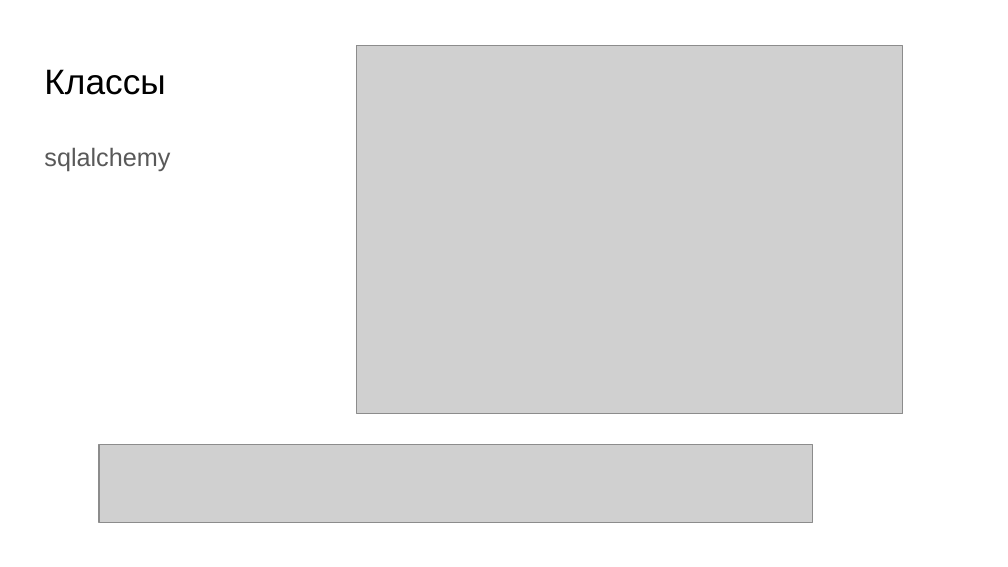
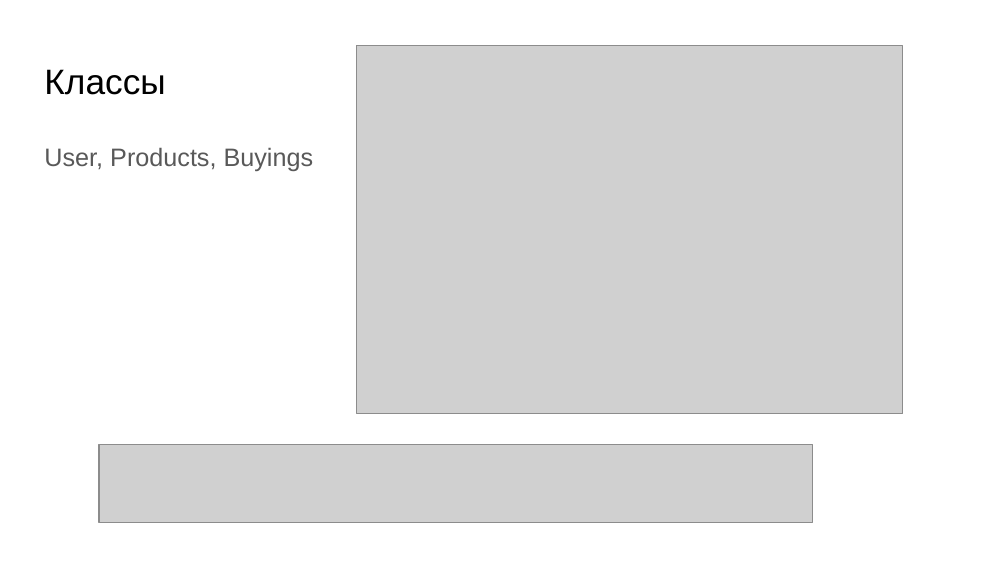
Before and after one commit to qpoe/flask_project, a slide deck: slide 5 of Green проект презентация.pptx. Drawn at 1008x567 pixels with LibreOffice and Linux fonts; fonts in the diff are those of the drawing; grey boxes stand for pictures. Boxes give left, top, right and bottom in pixels: in the first picture for what was removed or moved away, otherwise in the second. Text is boxed around its words. In the diff, an @@ line names an element or a change of style, - is before the commit and + after.

```diff
--- a/Green проект презентация.pptx
+++ b/Green проект презентация.pptx
@@ text at <box>44,147,314,171</box>: text changed @@
-sqlalchemy
+User, Products, Buyings
```
Also in this commit, not shown: 2 other slides changed.
